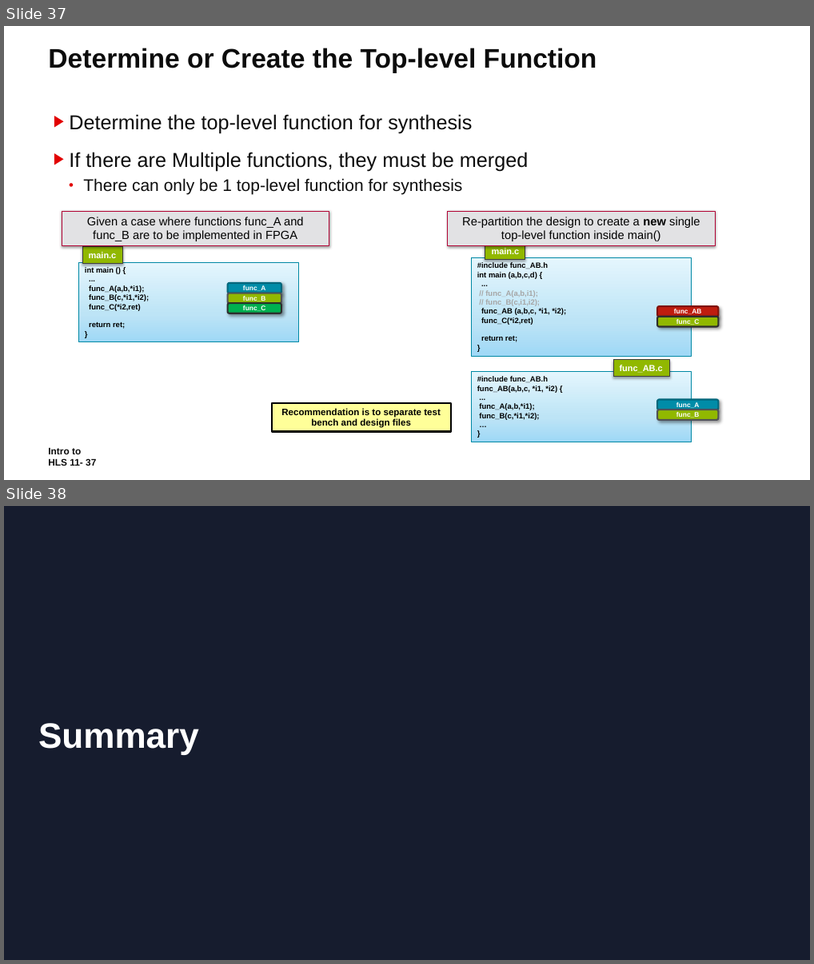
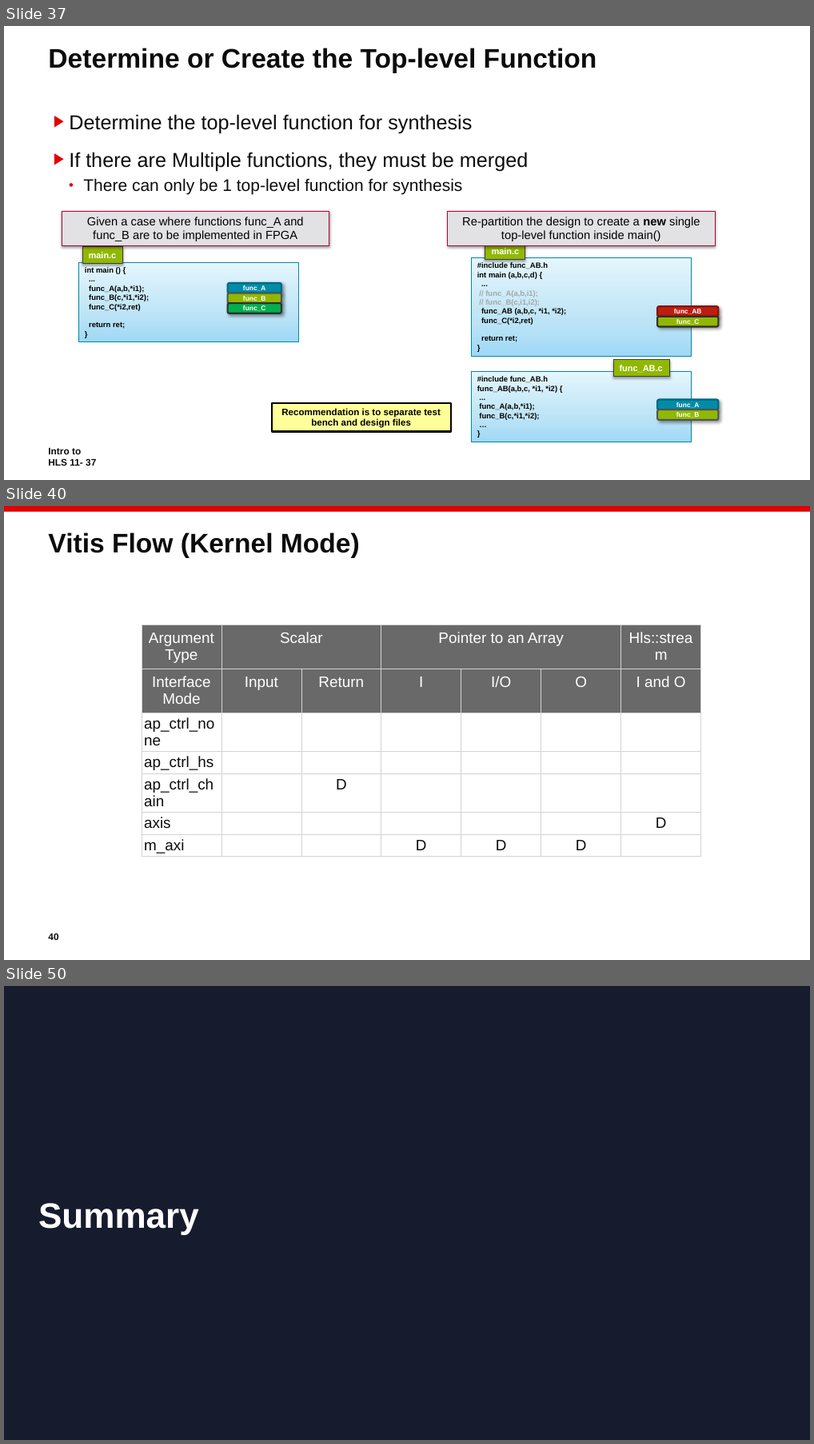
Before and after one commit to ChunxuGuo/High-Level-Synthesis-Flow-on-Zynq-using-Vitis-HLS, a slide deck: vitis_slides/11_HLS_Intro.PPTX. Shown one above the other, each under a label of ours: slides 37 and 38 before the commit, slides 37, 40 and 50 after it; the slides between them are not shown. The pictures are 814x964 and 814x1444 pixels, drawn with LibreOffice and Linux fonts; fonts in the diff are those of the drawing; background and template pictures are left out. Boxes give left, top, right and bottom in pixels: in the first picture for what was removed or moved away, otherwise in the second. Text is boxed around its words. In the diff, an @@ line names an element or a change of style, - is before the commit and + after.

```diff
--- a/vitis_slides/11_HLS_Intro.PPTX
+++ b/vitis_slides/11_HLS_Intro.PPTX
@@ slide 40 added at <box>4,506,810,960</box>, background #FFFFFF @@
@@ rectangle added at <box>4,506,810,512</box>, fill #E20000 @@
@@ title added at <box>48,532,360,558</box>, 32 pt, text #0C0C0C, bold @@
+Vitis Flow (Kernel Mode)
@@ table added at <box>142,624,700,869</box>, 7 rows, 7 columns @@
+Argument Type | Scalar |  | Pointer to an Array |  |  | Hls::stream
+Interface Mode | Input | Return | I | I/O | O | I and O
+ap_ctrl_none |  |  |  |  |  | 
+ap_ctrl_hs |  |  |  |  |  | 
+ap_ctrl_chain |  | D |  |  |  | 
+axis |  |  |  |  |  | D
+m_axi |  |  | D | D | D | 
@@ page number added at <box>48,933,58,940</box>, 11.3 pt, text #0C0C0C, bold @@
+40
@@ what was slide 38 is now slide 50 @@
```
Also in this commit, not shown: 11 other slides added.
